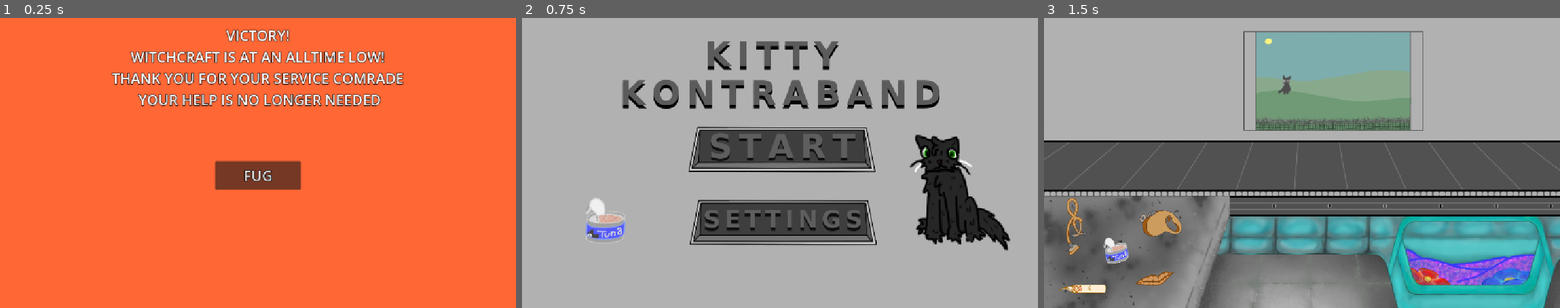
Above: before the commit, frames 1-3 (left to right).
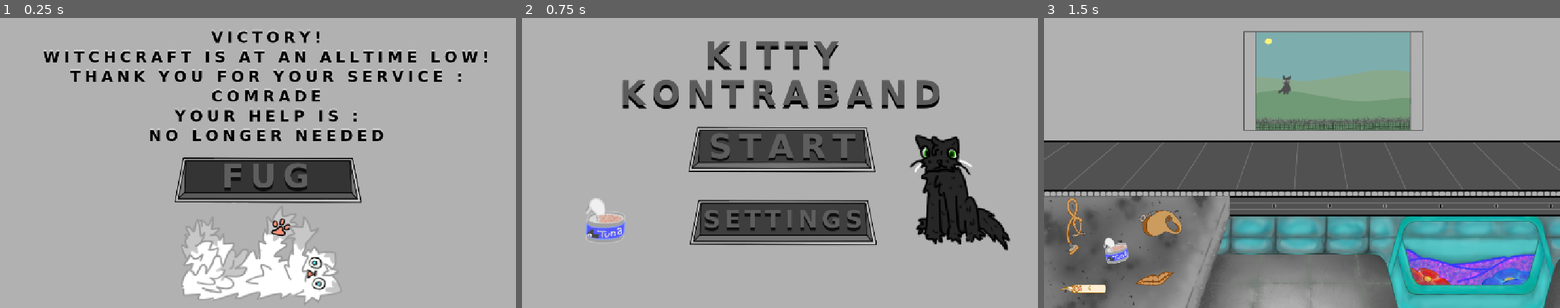
Above: after the commit, the same moments.

Repository: zwiebelkaramell/KITTY-KONTRABAND
Game: Godot game, scene res://Assets/Scenes/Win.tscn
Two runs of this game, one before a commit and one after it. Both use one fixed random seed, a clock stepped at 60 frames per second and the inputs below. This scene is started directly instead of the project's main scene. Sound files missing from this copy of the repository are replaced by a short silence.
Inputs (mouse positions are in pixels of both pictures, inside the frame that each line leads up to; where the layout moved, square brackets give the same spot in the first picture):
- Up to frame 1 (0.25 s): no input
- Up to frame 2 (0.75 s): click (790, 177) [780, 174] at 0.5 s
- Up to frame 3 (1.5 s): click (1302, 145) at 1.25 s

The runs differ from the first frame. In frame 1, 100% of the frame differs, in the area x 0-100%, y 0-100%; in frame 2, nothing differs; in frame 3, nothing differs.

Commit message:
WIN SCREEN

Diff:
--- a/Assets/Scenes/Win.tscn
+++ b/Assets/Scenes/Win.tscn
@@ -1,7 +1,8 @@
 [gd_scene format=3 uid="uid://hu0m0ncbkoam"]
 
-[ext_resource type="Texture2D" uid="uid://cm3iuqftocnqu" path="res://Assets/Art/temp_interstitial_bg.png" id="1_lhn03"]
 [ext_resource type="Script" uid="uid://ce3qab6pjcfgs" path="res://Assets/Scenes/win.gd" id="1_xj2gl"]
+[ext_resource type="Texture2D" uid="uid://178fkdgcxjwy" path="res://Assets/Art/boxes and menus/WIN SCREEN.png" id="2_1emqh"]
+[ext_resource type="Texture2D" uid="uid://c6npgx03r54ab" path="res://Assets/Art/boxes and menus/FUG.png" id="3_mnqrj"]
 
 [sub_resource type="LabelSettings" id="LabelSettings_c0ktc"]
 font_size = 32
@@ -12,8 +13,16 @@
 script = ExtResource("1_xj2gl")
 
 [node name="BG" type="Sprite2D" parent="." unique_id=419037566]
-texture = ExtResource("1_lhn03")
+texture = ExtResource("2_1emqh")
 centered = false
+
+[node name="BG" type="TextureRect" parent="BG" unique_id=619400531]
+offset_left = 89.0
+offset_top = 75.0
+offset_right = 1215.0
+offset_bottom = 705.0
+texture = ExtResource("3_mnqrj")
+expand_mode = 1
 
 [node name="VBoxContainer" type="VBoxContainer" parent="." unique_id=1254965673]
 offset_top = 16.0
@@ -22,20 +31,15 @@
 
 [node name="Label" type="Label" parent="VBoxContainer" unique_id=851484847]
 layout_mode = 2
-text = "VICTORY!
-WITCHCRAFT IS AT AN ALLTIME LOW!
-THANK YOU FOR YOUR SERVICE COMRADE
- YOUR HELP IS NO LONGER NEEDED"
 label_settings = SubResource("LabelSettings_c0ktc")
 horizontal_alignment = 1
 
 [node name="Button" type="Button" parent="." unique_id=611087003]
-offset_left = 480.0
-offset_top = 320.0
-offset_right = 672.0
-offset_bottom = 384.0
+offset_left = 412.0
+offset_top = 318.0
+offset_right = 785.0
+offset_bottom = 391.0
 theme_override_constants/outline_size = 5
 theme_override_font_sizes/font_size = 32
-text = "FUG"
 
 [connection signal="pressed" from="Button" to="." method="_on_button_pressed"]
Binary file added: Assets/Art/boxes and menus/FUG.png
Not shown, added: Assets/Art/boxes and menus/FUG.png.import
Binary file added: Assets/Art/boxes and menus/WIN SCREEN.png
Not shown, added: Assets/Art/boxes and menus/WIN SCREEN.png.import
